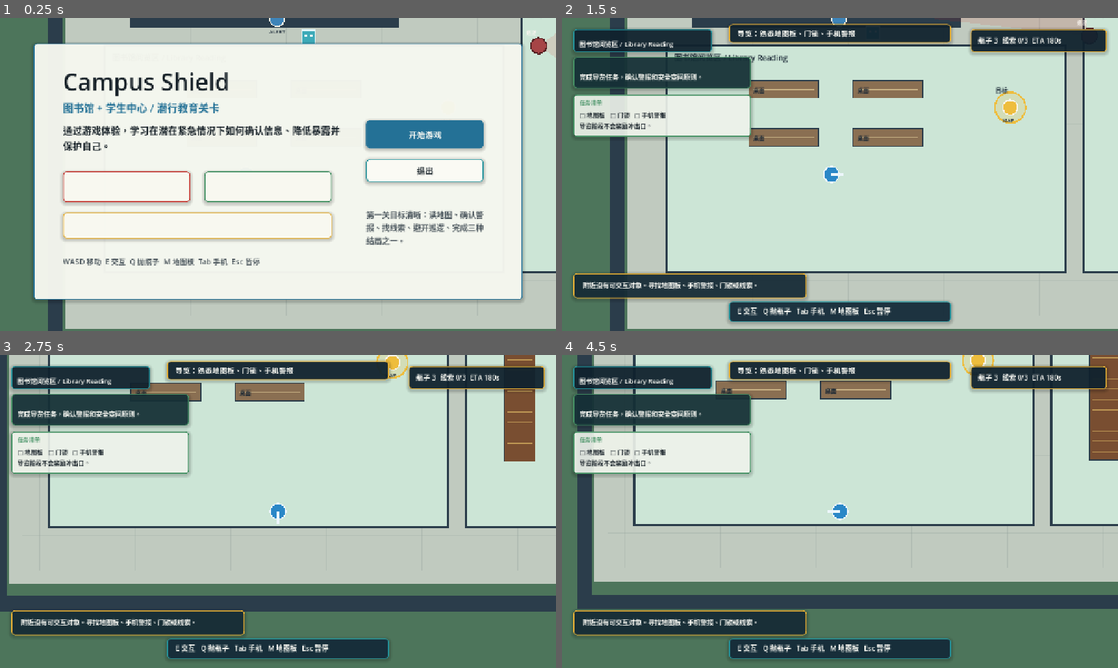
Above: before the commit, frames 1-4 (two rows, left to right).
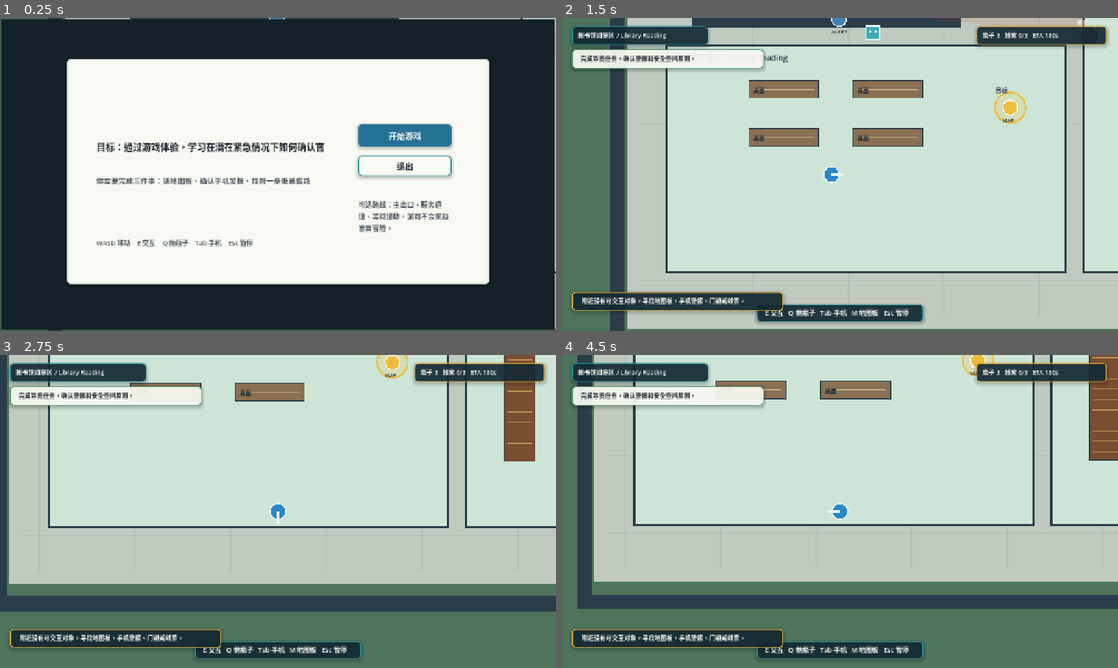
Above: after the commit, the same moments.

Repository: BugMax2007/Campus-Shield
Game: Godot game, scene res://scenes/Main.tscn
Same seed, same stepped clock (60 frames per second), same inputs: the game is played once before the commit and once after it.
Inputs:
- Up to frame 1 (0.25 s): no input
- Up to frame 2 (1.5 s): click "开始游戏" at 0.5 s; tap Enter at 1.25 s; hold D (move_right) from 1.28 s (still down); hold E (interact) from 1.28 s (still down)
- Up to frame 3 (2.75 s): tap Space at 1.52, 2.27 s; release D (move_right) at 2.03 s; release E (interact) at 2.03 s; hold S (move_down) from 2.03 s (still down); tap E (interact) at 2.1 s
- Up to frame 4 (4.5 s): release S (move_down) at 2.78 s; hold D (move_right) 2.78-3.53 s; hold Tab (open_phone) 2.78-3.53 s; tap E (interact) at 3.05, 3.8 s; tap Space at 3.5, 3.77 s; hold W (move_up) 3.53-4.28 s; tap Q (throw_item) at 3.6 s; tap Enter at 4.25, 4.35 s; hold A (move_left) from 4.28 s (still down); hold E (interact) from 4.28 s (still down)

The runs differ from the first frame. In frame 1, 55% of the frame differs, in the area x 0-100%, y 0-100%; in frame 2, 19%; in frame 3, 20%; in frame 4, 20%.

Commit message:
Simplify Godot UI layout

Diff:
--- a/godot/scripts/ui/UIRouter.gd
+++ b/godot/scripts/ui/UIRouter.gd
@@ -5,8 +5,8 @@
 
 const INK := Color8(23, 33, 40)
 const MUTED := Color8(76, 87, 94)
-const PAPER := Color8(246, 248, 240, 246)
-const GLASS := Color8(246, 248, 240, 220)
+const PAPER := Color8(248, 249, 242, 255)
+const GLASS := Color8(248, 249, 242, 238)
 const NAVY := Color8(16, 34, 46, 238)
 const BLUE := Color8(36, 113, 150)
 const TEAL := Color8(36, 148, 157)
@@ -29,12 +29,10 @@
 var map_panel: Panel
 var pause_panel: Panel
 var debrief_panel: Panel
-var mission_panel: Panel
 var toast_panel: Panel
 var alert_panel: Panel
 var location_label: Label
 var objective_label: Label
-var mission_label: Label
 var status_label: Label
 var alert_label: Label
 var interaction_label: Label
@@ -67,9 +65,7 @@
 
 func show_opening() -> void:
 	_hide_all()
-	hud_panel.visible = true
 	opening_panel.visible = true
-	_set_hud_dimmed(true)
 
 
 func show_play() -> void:
@@ -123,14 +119,14 @@
 	var phase: String = str(state.get("phase", "Explore"))
 	location_label.text = str(state.get("location", ""))
 	objective_label.text = str(state.get("objective", ""))
-	mission_label.text = str(state.get("mission", ""))
-	status_label.text = "瓶子 %d  线索 %d/3  ETA %ds" % [
+	status_label.text = "瓶子 %d   线索 %d/3   ETA %ds" % [
 		int(state.get("bottles", 0)),
 		int(state.get("clues", 0)),
 		int(state.get("police_eta", 0)),
 	]
-	alert_label.text = "官方警报：确认信息，避开高暴露区域" if phase == "Alert" else "导览：熟悉地图板、门锁、手机警报"
-	alert_panel.add_theme_stylebox_override("panel", _style_box(RED if phase == "Alert" else NAVY, YELLOW, 8, 2))
+	alert_panel.visible = phase == "Alert"
+	alert_label.text = "官方警报：确认位置，避开走廊和主出口暴露区"
+	alert_panel.add_theme_stylebox_override("panel", _style_box(RED, YELLOW, 4, 2))
 	interaction_label.text = interaction_text
 
 
@@ -149,28 +145,27 @@
 
 
 func _build_menu() -> void:
-	menu_panel = _panel("MainMenu", Rect2(0.06, 0.08, 0.88, 0.82), PAPER, BLUE, 8)
-	_add_label(menu_panel, "Campus Shield", Rect2(0.06, 0.08, 0.56, 0.14), 54, INK)
-	_add_label(menu_panel, "图书馆 + 学生中心 / 潜行教育关卡", Rect2(0.06, 0.22, 0.58, 0.06), 24, BLUE)
-	_add_label(menu_panel, "通过游戏体验，学习在潜在紧急情况下如何确认信息、降低暴露并保护自己。", Rect2(0.06, 0.31, 0.58, 0.12), 22, INK)
-	_add_sign(menu_panel, Rect2(0.06, 0.50, 0.26, 0.12), "主出口", "高风险撤离窗口", RED)
-	_add_sign(menu_panel, Rect2(0.35, 0.50, 0.26, 0.12), "服务通道", "收集 3 条线索", GREEN)
-	_add_sign(menu_panel, Rect2(0.06, 0.66, 0.55, 0.10), "等待援助", "进入合格安全空间，坚持到 ETA 归零", YELLOW)
-	_add_label(menu_panel, "WASD 移动  E 交互  Q 抛瓶子  M 地图板  Tab 手机  Esc 暂停", Rect2(0.06, 0.82, 0.58, 0.06), 17, MUTED)
-	_add_label(menu_panel, "开始", Rect2(0.70, 0.18, 0.20, 0.05), 28, INK)
-	var start_button: Button = _button(menu_panel, "开始游戏", Rect2(0.68, 0.30, 0.24, 0.11), true)
+	menu_panel = _panel("MainMenu", Rect2(0.00, 0.00, 1.00, 1.00), Color8(19, 34, 42, 255), Color.TRANSPARENT, 0)
+	var terminal: Panel = _child_panel(menu_panel, "CampusTerminal", Rect2(0.12, 0.13, 0.76, 0.72), PAPER, Color8(199, 214, 207))
+	_add_label(terminal, "CAMPUS SHIELD", Rect2(0.07, 0.09, 0.56, 0.11), 46, INK)
+	_add_label(terminal, "图书馆 + 学生中心  /  10-15 分钟潜行教育关卡", Rect2(0.07, 0.22, 0.60, 0.05), 19, BLUE)
+	_add_label(terminal, "目标：通过游戏体验，学习在潜在紧急情况下如何确认官方信息、降低暴露并保护自己。", Rect2(0.07, 0.33, 0.54, 0.12), 21, INK)
+	_add_label(terminal, "你需要完成三件事：读地图板、确认手机警报、找到一条低暴露路线。", Rect2(0.07, 0.50, 0.54, 0.08), 17, MUTED)
+	_add_label(terminal, "WASD 移动    E 交互    Q 抛瓶子    Tab 手机    Esc 暂停", Rect2(0.07, 0.79, 0.60, 0.05), 15, MUTED)
+	_add_label(terminal, "关卡入口", Rect2(0.70, 0.17, 0.20, 0.05), 22, INK)
+	var start_button: Button = _button(terminal, "开始游戏", Rect2(0.69, 0.29, 0.22, 0.10), true)
 	start_button.pressed.connect(func() -> void: start_requested.emit())
-	var quit_button: Button = _button(menu_panel, "退出", Rect2(0.68, 0.45, 0.24, 0.09), false)
+	var quit_button: Button = _button(terminal, "退出", Rect2(0.69, 0.43, 0.22, 0.09), false)
 	quit_button.pressed.connect(func() -> void: exit_requested.emit())
-	_add_label(menu_panel, "第一关目标清晰：读地图、确认警报、找线索、避开巡逻、完成三种结局之一。", Rect2(0.68, 0.63, 0.24, 0.18), 18, MUTED)
+	_add_label(terminal, "可选路线：主出口、服务通道、等待援助。游戏不会奖励盲目冒险。", Rect2(0.69, 0.62, 0.22, 0.16), 16, MUTED)
 	root.add_child(menu_panel)
 
 
 func _build_opening() -> void:
-	opening_panel = _panel("Opening", Rect2(0.13, 0.70, 0.74, 0.22), Color8(246, 248, 240, 235), TEAL, 8)
-	_add_label(opening_panel, "导览任务", Rect2(0.035, 0.12, 0.16, 0.16), 25, INK)
-	_add_label(opening_panel, "1. 读最近地图板  2. 查官方手机警报  3. 记住服务通道线索位置", Rect2(0.23, 0.13, 0.64, 0.13), 20, INK)
-	_add_label(opening_panel, "按 Enter 开始。警报后不要盲目冲出口，先确认路线。", Rect2(0.23, 0.52, 0.64, 0.13), 18, MUTED)
+	opening_panel = _panel("Opening", Rect2(0.30, 0.30, 0.40, 0.30), PAPER, TEAL, 6)
+	_add_label(opening_panel, "导览开始", Rect2(0.08, 0.10, 0.70, 0.14), 30, INK)
+	_add_label(opening_panel, "先找到地图板，再确认手机警报。不要把出口当作第一目标。", Rect2(0.08, 0.32, 0.82, 0.22), 19, MUTED)
+	_add_label(opening_panel, "Enter 进入关卡", Rect2(0.08, 0.68, 0.82, 0.12), 20, BLUE)
 	root.add_child(opening_panel)
 
 
@@ -179,23 +174,19 @@
 	hud_panel.name = "HUD"
 	hud_panel.set_anchors_preset(Control.PRESET_FULL_RECT)
 	root.add_child(hud_panel)
-	alert_panel = _hud_panel("AlertStrip", Rect2(0.30, 0.020, 0.40, 0.060), NAVY, YELLOW)
-	alert_label = _label(alert_panel, "", Rect2(0.04, 0.18, 0.92, 0.60), 17, WHITE)
-	var location_panel: Panel = _hud_panel("LocationChip", Rect2(0.020, 0.035, 0.25, 0.075), NAVY, TEAL)
-	_add_label(location_panel, "位置", Rect2(0.04, 0.08, 0.25, 0.30), 13, Color8(201, 231, 230))
-	location_label = _label(location_panel, "", Rect2(0.04, 0.40, 0.92, 0.48), 15, WHITE)
-	var objective_panel: Panel = _hud_panel("ObjectiveChip", Rect2(0.020, 0.125, 0.32, 0.100), Color8(21, 48, 54, 235), GREEN)
-	_add_label(objective_panel, "当前目标", Rect2(0.035, 0.08, 0.30, 0.26), 13, Color8(206, 236, 215))
-	objective_label = _label(objective_panel, "", Rect2(0.035, 0.40, 0.92, 0.48), 15, WHITE)
-	mission_panel = _hud_panel("MissionPanel", Rect2(0.020, 0.245, 0.32, 0.135), Color8(244, 248, 240, 226), GREEN)
-	_add_label(mission_panel, "任务清单", Rect2(0.035, 0.08, 0.30, 0.22), 13, GREEN)
-	mission_label = _label(mission_panel, "", Rect2(0.035, 0.33, 0.92, 0.58), 14, INK)
-	var status_panel: Panel = _hud_panel("StatusChip", Rect2(0.735, 0.035, 0.245, 0.075), NAVY, YELLOW)
-	status_label = _label(status_panel, "", Rect2(0.055, 0.25, 0.90, 0.50), 16, WHITE)
-	var action_panel: Panel = _hud_panel("ActionBar", Rect2(0.30, 0.905, 0.40, 0.065), Color8(20, 43, 57, 238), TEAL)
-	interaction_label = _label(action_panel, "", Rect2(0.04, 0.20, 0.92, 0.58), 16, WHITE)
-	toast_panel = _hud_panel("ToastTray", Rect2(0.020, 0.815, 0.42, 0.080), Color8(22, 43, 54, 236), YELLOW)
-	toast_label = _label(toast_panel, "", Rect2(0.04, 0.18, 0.92, 0.62), 15, WHITE)
+	alert_panel = _hud_panel("AlertStrip", Rect2(0.28, 0.028, 0.44, 0.055), RED, YELLOW)
+	alert_label = _label(alert_panel, "", Rect2(0.04, 0.18, 0.92, 0.62), 15, WHITE)
+	alert_panel.visible = false
+	var location_panel: Panel = _hud_panel("LocationChip", Rect2(0.018, 0.026, 0.245, 0.060), Color8(20, 42, 52, 230), TEAL)
+	location_label = _label(location_panel, "", Rect2(0.045, 0.15, 0.91, 0.66), 14, WHITE)
+	var objective_panel: Panel = _hud_panel("ObjectiveChip", Rect2(0.018, 0.100, 0.345, 0.062), Color8(248, 249, 242, 238), GREEN)
+	objective_label = _label(objective_panel, "", Rect2(0.045, 0.14, 0.91, 0.68), 14, INK)
+	var status_panel: Panel = _hud_panel("StatusChip", Rect2(0.745, 0.026, 0.235, 0.060), Color8(20, 42, 52, 230), YELLOW)
+	status_label = _label(status_panel, "", Rect2(0.045, 0.16, 0.91, 0.64), 14, WHITE)
+	var action_panel: Panel = _hud_panel("ActionBar", Rect2(0.35, 0.915, 0.30, 0.055), Color8(20, 42, 52, 235), TEAL)
+	interaction_label = _label(action_panel, "", Rect2(0.05, 0.18, 0.90, 0.62), 15, WHITE)
+	toast_panel = _hud_panel("ToastTray", Rect2(0.018, 0.875, 0.38, 0.060), Color8(20, 42, 52, 235), YELLOW)
+	toast_label = _label(toast_panel, "", Rect2(0.045, 0.17, 0.91, 0.64), 14, WHITE)
 	toast_panel.visible = false
 
 
